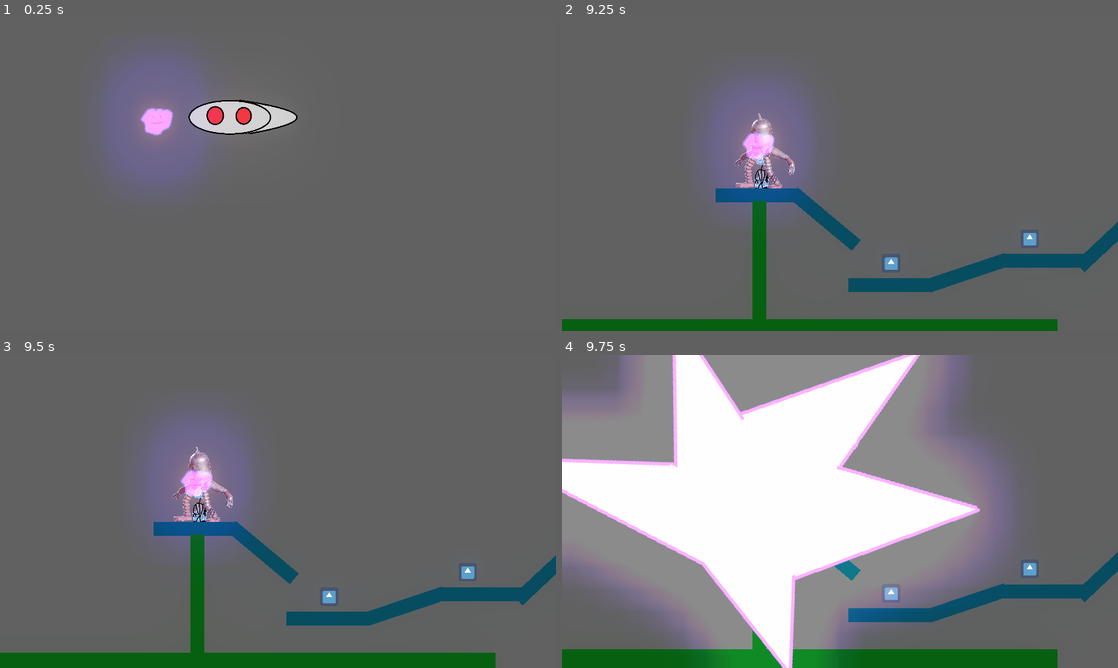
Above: before the commit, frames 1-4 (two rows, left to right).
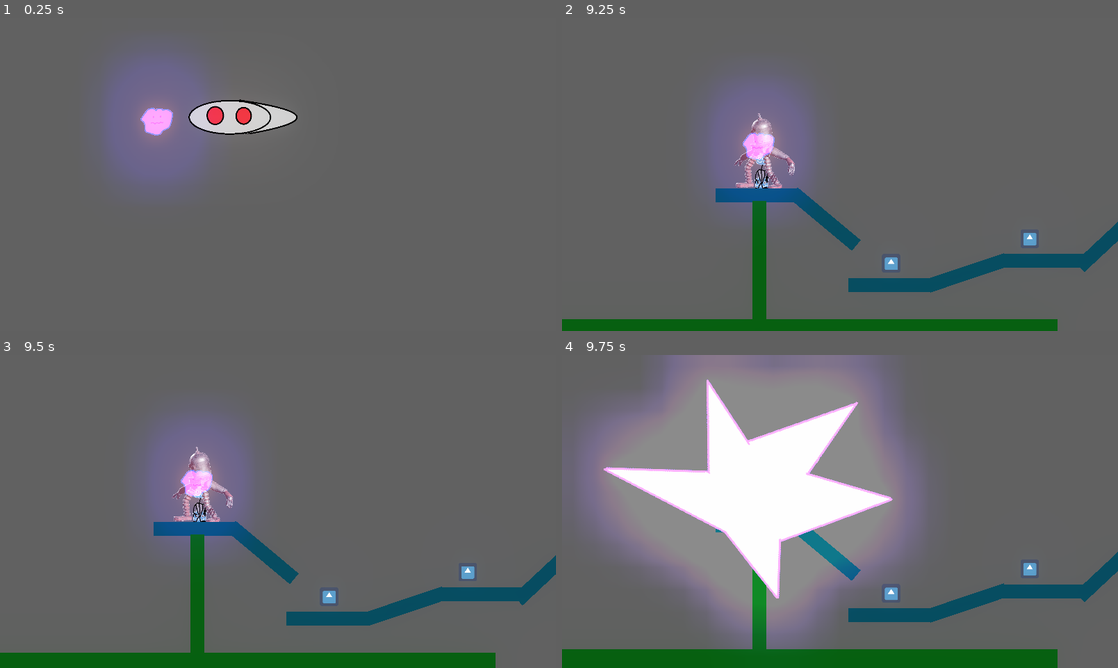
Above: after the commit, the same moments.

Repository: DeepHorizonsCL/perrobot
Game: Godot game, scene res://Scenes/Mapa.tscn
The game is run twice, just before and just after one commit, with the same random seed, the same clock (stepped at 60 frames per second) and the same inputs. The engine's default icon, where the game draws it, is replaced by a stand-in: a white triangle on a blue panel in a dark square.
Inputs:
- Up to frame 1 (0.25 s): no input
- Up to frame 2 (9.25 s): tap Enter (ui_accept) at 0.5, 0.77, 1.52, 3.02, 5.27, 6.02, 7.52, 8.27, 9.02 s; hold Right (ui_right) 0.53-2.03 s; hold Left (ui_left) 2.03-2.78 s; hold Right (ui_right) 2.78-3.5 s; click "Start" at 3.5 s; click "Start" at 4.25 s; hold Right (ui_right) 5.03-5.78 s; hold Left (ui_left) 5.78-6.53 s; hold Right (ui_right) 6.53-7.28 s; hold Left (ui_left) 7.28-8.78 s; hold Right (ui_right) from 8.78 s (still down)
- Up to frame 3 (9.5 s): keep holding Right (ui_right)
- Up to frame 4 (9.75 s): keep holding Right (ui_right)

Frames 1-3 are identical in both runs. In frame 4, 47% of the frame differs, in the area x 0-82%, y 0-100%.

Commit message:
ADD: Ajustes masa voladora

Diff:
--- a/Objects/Player/roboto.tscn
+++ b/Objects/Player/roboto.tscn
@@ -97,6 +97,11 @@
 "name": "idle",
 "speed": 15.0
 }, {
+"frames": [ ExtResource( 59 ), ExtResource( 76 ), ExtResource( 29 ), ExtResource( 38 ), ExtResource( 78 ) ],
+"loop": false,
+"name": "jump",
+"speed": 15.0
+}, {
 "frames": [ ExtResource( 60 ), ExtResource( 30 ), ExtResource( 69 ), ExtResource( 18 ), ExtResource( 74 ), ExtResource( 53 ), ExtResource( 49 ), ExtResource( 28 ), ExtResource( 32 ), ExtResource( 33 ), ExtResource( 62 ) ],
 "loop": false,
 "name": "land",
@@ -107,20 +112,15 @@
 "name": "walk",
 "speed": 15.0
 }, {
+"frames": [ ExtResource( 35 ), ExtResource( 48 ), ExtResource( 68 ) ],
+"loop": false,
+"name": "post_jump",
+"speed": 25.0
+}, {
 "frames": [ ExtResource( 22 ), ExtResource( 66 ), ExtResource( 67 ), ExtResource( 70 ), ExtResource( 51 ), ExtResource( 54 ), ExtResource( 52 ), ExtResource( 39 ), ExtResource( 24 ) ],
 "loop": false,
 "name": "pre_jump",
 "speed": 30.0
-}, {
-"frames": [ ExtResource( 35 ), ExtResource( 48 ), ExtResource( 68 ) ],
-"loop": false,
-"name": "post_jump",
-"speed": 25.0
-}, {
-"frames": [ ExtResource( 59 ), ExtResource( 76 ), ExtResource( 29 ), ExtResource( 38 ), ExtResource( 78 ) ],
-"loop": false,
-"name": "jump",
-"speed": 15.0
 } ]
 
 [node name="roboto" type="KinematicBody2D"]
@@ -184,6 +184,9 @@
 [node name="TimerInmune" type="Timer" parent="."]
 wait_time = 2.0
 one_shot = true
+
+[node name="TimerMuerte" type="Timer" parent="."]
+wait_time = 1.65
 
 [node name="ani_cabeza_brazos_piernas" type="AnimatedSprite" parent="."]
 position = Vector2( 7.43451, -103.469 )
@@ -193,4 +196,5 @@
 frame = 8
 playing = true
 [connection signal="timeout" from="TimerInmune" to="." method="_on_TimerInmune_timeout"]
+[connection signal="timeout" from="TimerMuerte" to="." method="_on_TimerMuerte_timeout"]
 [connection signal="animation_finished" from="ani_cabeza_brazos_piernas" to="." method="_on_ani_cabeza_brazos_piernas_animation_finished"]
--- a/Scripts/destello.gd
+++ b/Scripts/destello.gd
@@ -1,15 +1,19 @@
 extends Node2D
 
-export var crecimiento =  0.65
+export var crecimiento =  0.012
 var poseedor
 
 # Called when the node enters the scene tree for the first time.
 func _ready():
-	scale += Vector2(0.012,0.012)
+	scale += Vector2(0.0012,0.0012)
 
 func _process(delta):
+	crecimiento += 0.12
 	scale += Vector2(crecimiento,crecimiento)
 	$destello.rotation_degrees += 12
+
+	if scale.x > 1:
+		crecimiento += 0.012
 
 	if scale.x > 8:
 		change_camera()
--- a/Scripts/playerController.gd
+++ b/Scripts/playerController.gd
@@ -6,6 +6,7 @@
 var cantidad_piernas = 0
 var cantidad_torso = 0
 var parte = preload("res://Objects/Player/parterobot.tscn")
+var nubecita = preload("res://Objects/Player/parterobot.tscn")
 var actual_ani
 
 #dirección
@@ -500,7 +501,9 @@
 			expulsarParte("torso",-100)
 
 		if cantidad_brazos + cantidad_piernas + cantidad_torso == 0:
-			get_tree().reload_current_scene()
+			move = 0
+			visible = false
+			$TimerMuerte.start()
 
 		cantidad_brazos = 0
 		cantidad_piernas = 0
@@ -551,3 +554,9 @@
 	if $ani_cabeza_brazos_piernas.animation == "land" and is_on_floor() and bajando:
 		move = 1
 		bajando = false
+
+
+
+
+func _on_TimerMuerte_timeout():
+	get_tree().reload_current_scene()
Not shown, changed: Scenes/Camera2D.vs
